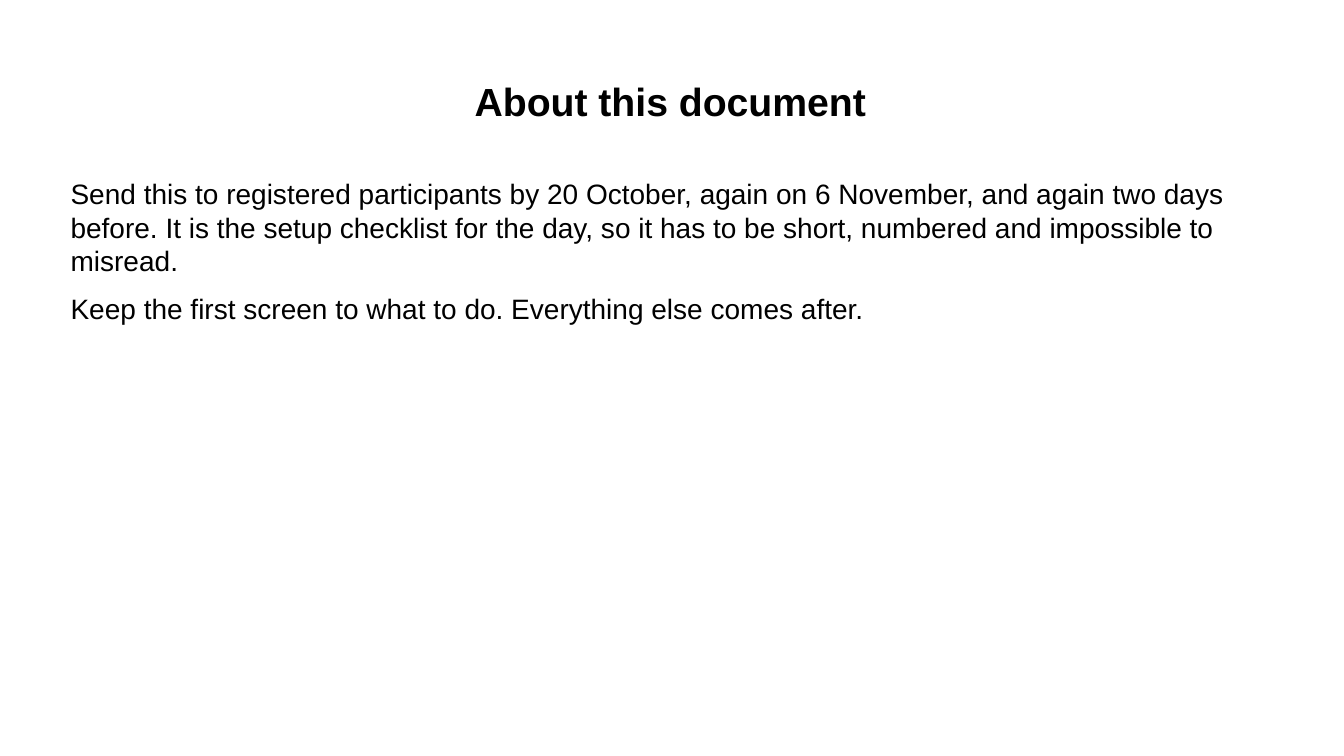
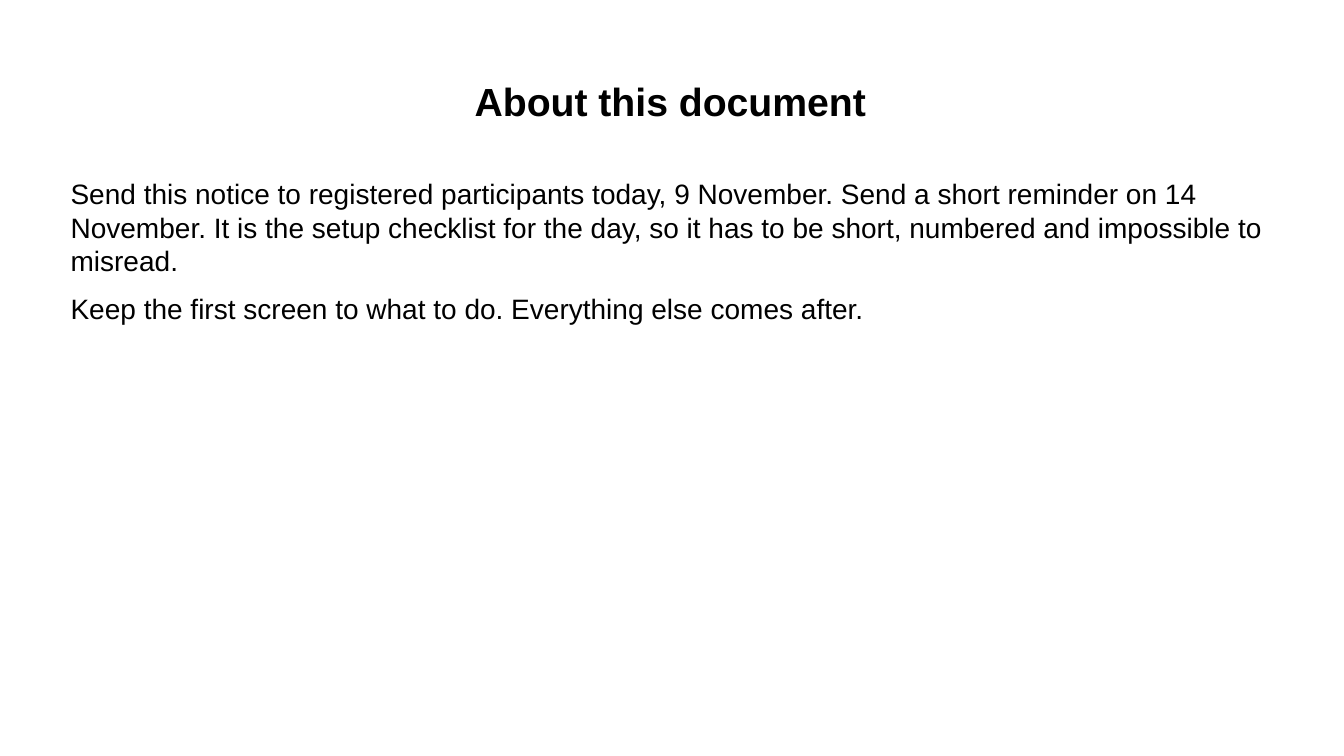
Before and after one commit to Community-Access/glow, a slide deck: slide 2 of docs/ahg-2026/pre-event-message.pptx. Drawn at 1344x756 pixels with LibreOffice and Linux fonts; fonts in the diff are those of the drawing. Boxes give left, top, right and bottom in pixels: in the first picture for what was removed or moved away, otherwise in the second. Text is boxed around its words. In the diff, an @@ line names an element or a change of style, - is before the commit and + after.

```diff
--- a/docs/ahg-2026/pre-event-message.pptx
+++ b/docs/ahg-2026/pre-event-message.pptx
@@ text at [71, 183, 1261, 272]: text changed @@
-Send this to registered participants by 20 October, again on 6 November, and again two days before. It is the setup checklist for the day, so it has to be short, numbered and impossible to misread.
+Send this notice to registered participants today, 9 November. Send a short reminder on 14 November. It is the setup checklist for the day, so it has to be short, numbered and impossible to misread.
```
Also in this commit, not shown: 5 other slides changed, 4 slides added, 10 other files.
